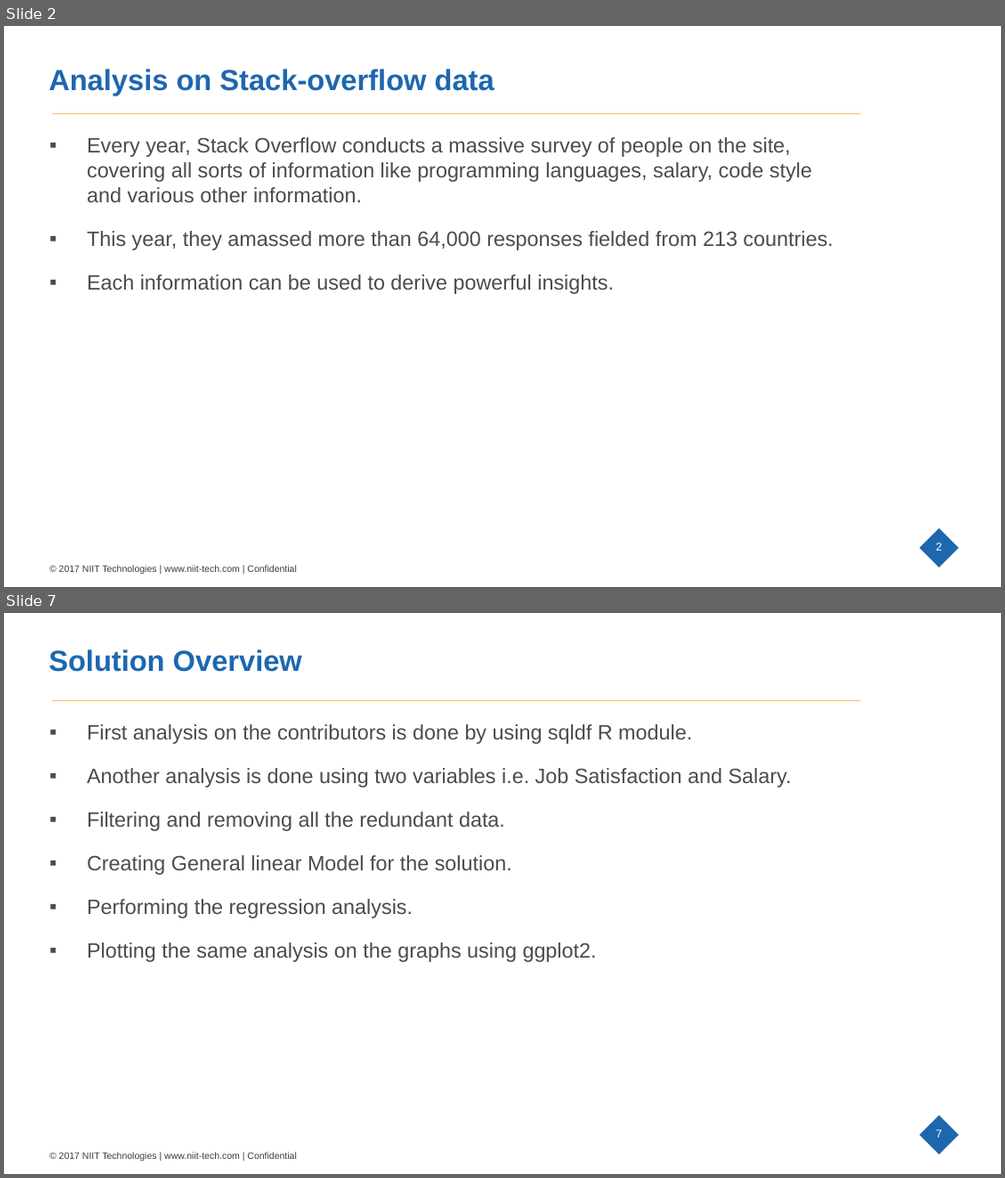
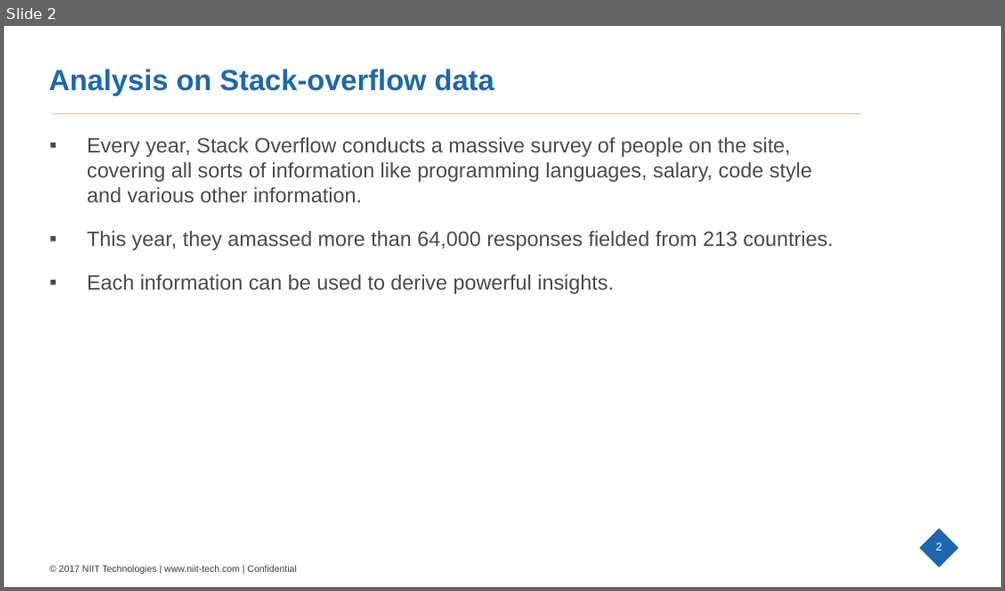
Before and after one commit to vibhortaneja/hackathon, a slide deck: stackoverflow.pptx. Shown one above the other, each under a label of ours: slides 2 and 7 before the commit, slide 2 after it; the slides between them are not shown. The pictures are 1005x1178 and 1005x591 pixels, drawn with LibreOffice and Linux fonts; fonts in the diff are those of the drawing; background and template pictures are left out. Boxes give left, top, right and bottom in pixels: in the first picture for what was removed or moved away, otherwise in the second. Text is boxed around its words. In the diff, an @@ line names an element or a change of style, - is before the commit and + after.

```diff
--- a/stackoverflow.pptx
+++ b/stackoverflow.pptx
@@ slide 7 removed at box(4, 613, 1001, 1174), background #FFFFFF; not listed: 4 template elements that a slide beside it also shows @@
@@ text removed at box(48, 649, 302, 672) @@
-Solution Overview
@@ text removed at box(87, 724, 792, 962) @@
-▪ First analysis on the contributors is done by using sqldf R module.
-▪ Another analysis is done using two variables i.e. Job Satisfaction and Salary.
-▪ Filtering and removing all the redundant data.
-▪ Creating General linear Model for the solution.
-▪ Performing the regression analysis.
-▪ Plotting the same analysis on the graphs using ggplot2.
```
Also in this commit, not shown: 2 slides changed, 4 slides added, 4 other slides removed.
